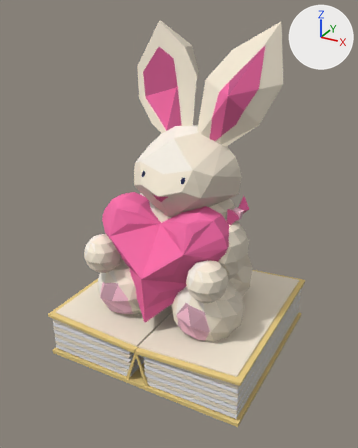
The glTF model public/models/omg-c/bunny-heart.glb: old version first, new version second.
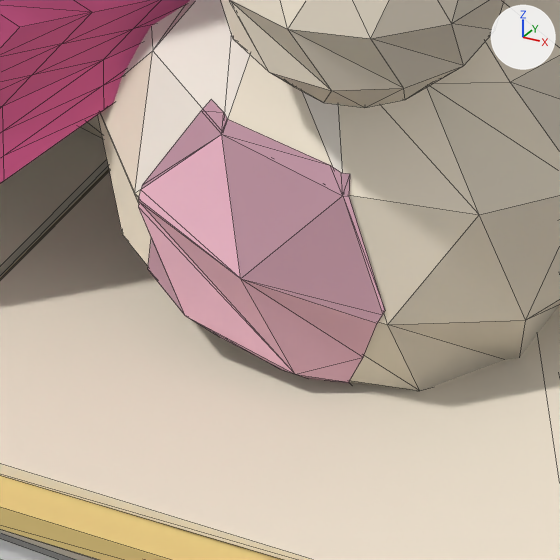
The first picture shows the older version from a 50 mm camera at (6.71, -12.56, 10.36) aimed at (0.0, -0.37, 4.26). The close-ups show the older and then the newer version on the part from 44% to 65% of the width and 64% to 81% of the height of that picture. Only the edits that show in the close-ups are written down. The lights are fixed; the arrows at upper right show +X, +Y and +Z. The close-ups show mesh edges as thin lines. Where no turn or scale is listed for an object, it has been applied to the vertices. Vertices at exactly the same position are counted once.

Names of what the first close-up shows: 'heart_mesh', 'root_mesh'.
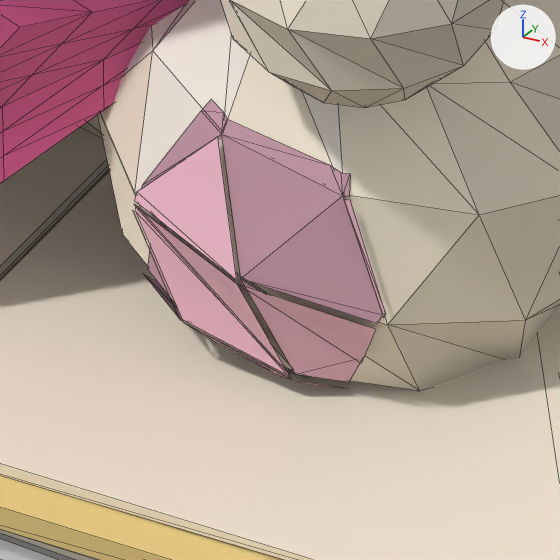
Pixel boxes [x1, y1, x2, y2] of what changed, in the close-ups (560 x 560 px):
part 1 of me_mesh_3, built on: before [139, 191, 385, 384]; after [134, 136, 386, 390]

Patch to the scene script:
```diff
--- a/public/models/omg-c/bunny-heart.glb.py
+++ b/public/models/omg-c/bunny-heart.glb.py
@@ me_mesh_3 @@
 # used by ob_root_mesh; location = (0.0, 0.0, 0.0)
-me_mesh_3.from_pydata(...)  # 1037 vertices, 1769 faces; spans x -3.25..3.25, y -3.0..3.0, z 0.0..7.19
+me_mesh_3.from_pydata(...)  # 1085 vertices, 1769 faces; spans x -3.25..3.25, y -3.0..3.0, z 0.0..7.19
+# me_mesh_3 part 1: 9 vertices removed from x 0.75..1.9, y -2.03..-1.68, z 1.39..2.19; 34 vertices added at x 0.74..1.91, y -2.19..-1.7, z 1.37..2.61
+# other edits to the shape of me_mesh_3 do not show in these pictures
 me_mesh_3.materials.append(mat_paper)
```
